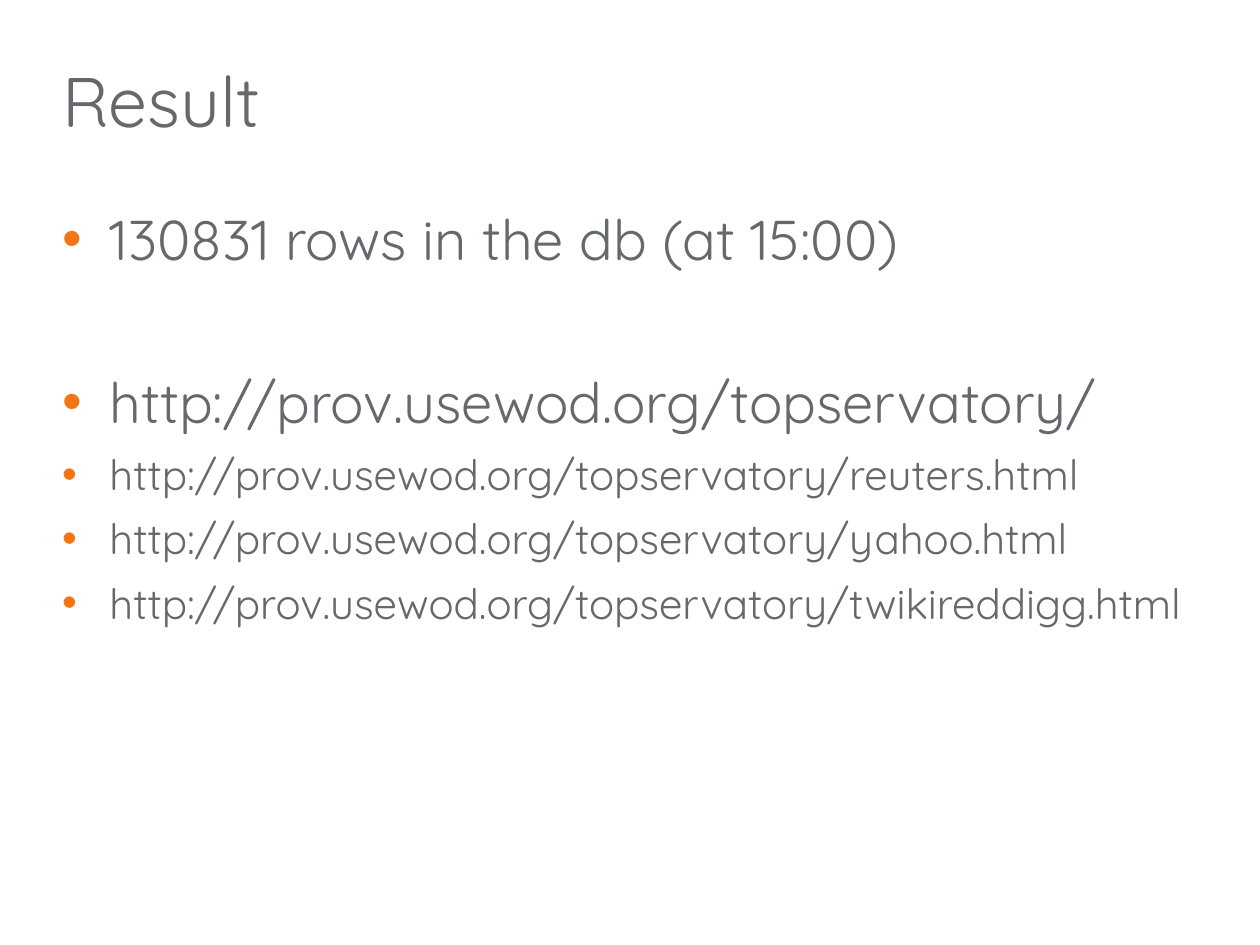
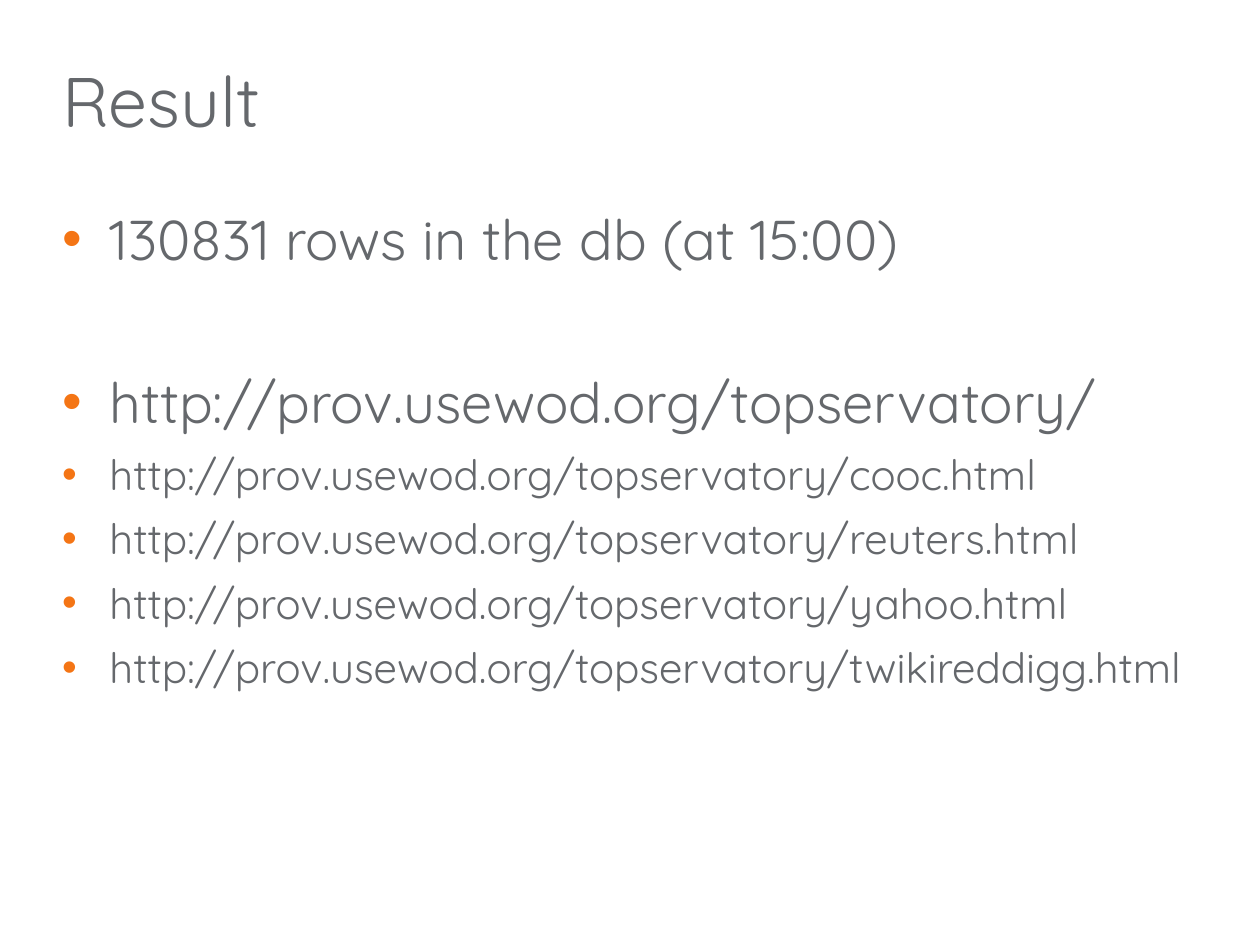
Before and after one commit to sociam/things-we-said-today, a slide deck: slide 10 of things-we-said-today.odp. Drawn at 1260x945 pixels with LibreOffice and Linux fonts; fonts in the diff are those of the drawing; background and template pictures are left out. Boxes give left, top, right and bottom in pixels: in the first picture for what was removed or moved away, otherwise in the second. Text is boxed around its words. In the diff, an @@ line names an element or a change of style, - is before the commit and + after.

Commit message:
slides

```diff
--- a/things-we-said-today.odp
+++ b/things-we-said-today.odp
@@ text at (109, 456, 1035, 499): paragraph added @@
+• http://prov.usewod.org/topservatory/cooc.html
```
